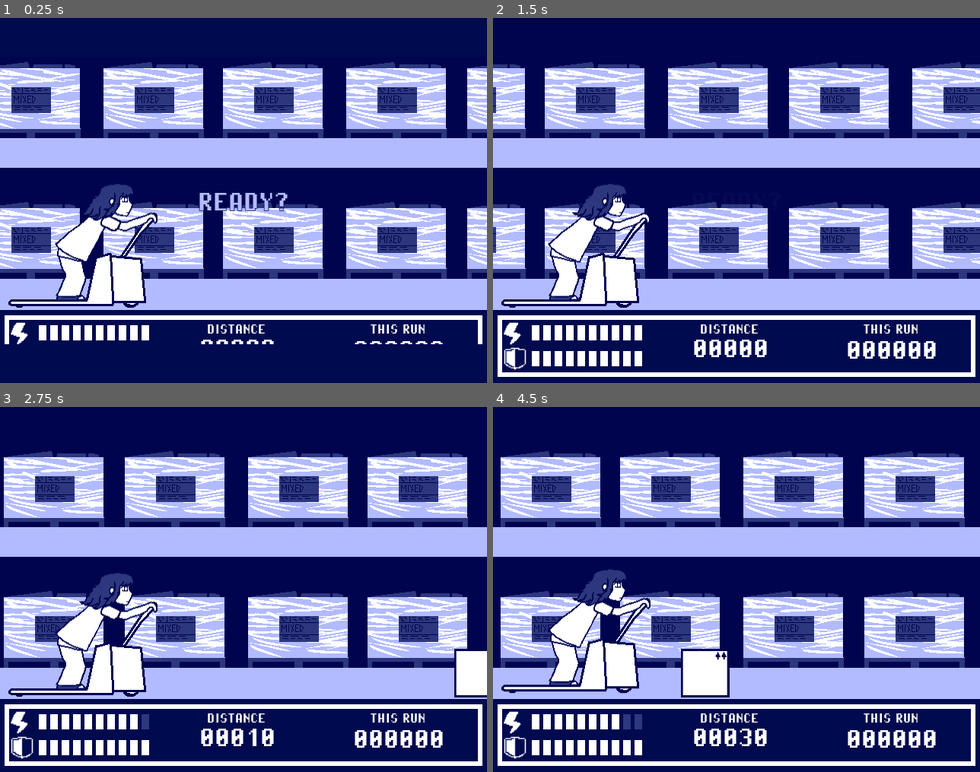
Above: before the commit, frames 1-4 (two rows, left to right).
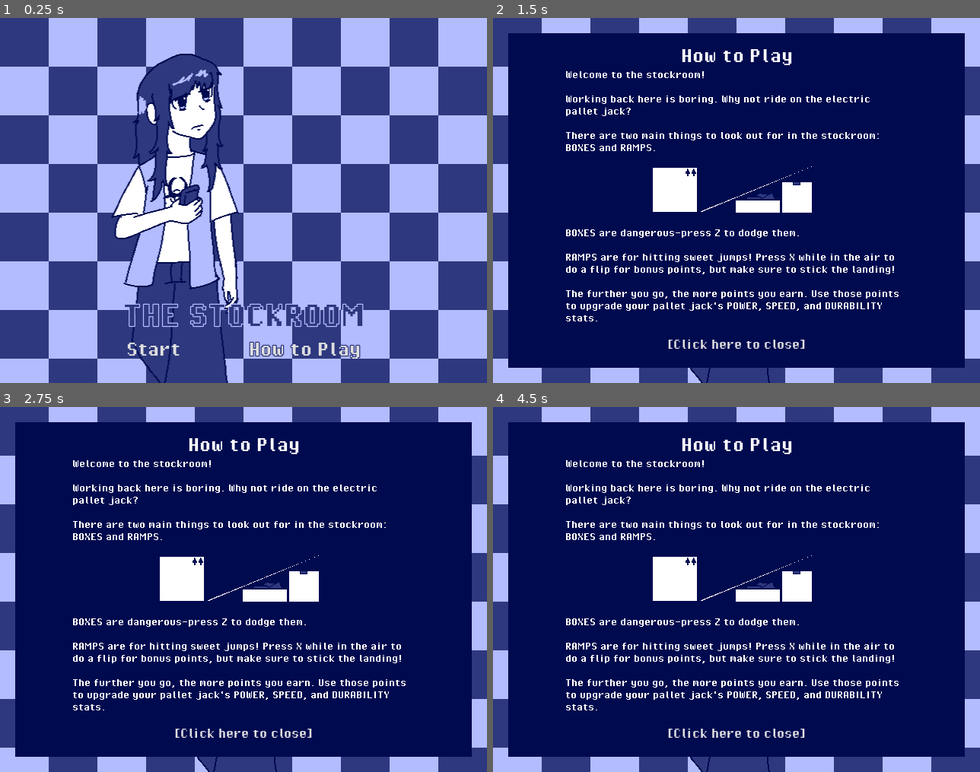
Above: after the commit, the same moments.

Repository: dual-core1/The-Stockroom
Game: Godot game, scene res://scenes/title.tscn
Two runs of this game, one before a commit and one after it. Both use one fixed random seed, a clock stepped at 60 frames per second and the inputs below. Before the commit the project starts from res://scenes/gameplay.tscn.
Inputs (mouse positions are in pixels of both pictures, inside the frame that each line leads up to):
- Up to frame 1 (0.25 s): no input
- Up to frame 2 (1.5 s): click (794, 324) at 0.5 s, where only the run after the commit has a clickable "How to Play"; click (643, 324) at 1.25 s, where only the run after the commit has a clickable "Start"
- Up to frame 3 (2.75 s): click (150, 713) at 2 s, where only the run after the commit has a clickable "Start"
- Up to frame 4 (4.5 s): click (643, 713) at 2.75 s, where only the run after the commit has a clickable "Start"; tap Z (DODGE) at 3.6 s; tap X (STUNT) at 4.35 s

The runs differ from the first frame. In frame 1, 83% of the frame differs, in the area x 0-100%, y 0-100%; in frame 2, 62%; in frame 3, 64%; in frame 4, 65%.

Commit message:
added title screen
and started working on the computer chat scene

Diff:
--- a/project.godot
+++ b/project.godot
@@ -11,7 +11,7 @@
 [application]
 
 config/name="The Stockroom"
-run/main_scene="uid://vj2wo18dw2qx"
+run/main_scene="uid://cojm6enb31ntp"
 config/features=PackedStringArray("4.7", "GL Compatibility")
 config/icon="res://icon.svg"
 
--- /dev/null
+++ b/scenes/computer.tscn
@@ -0,0 +1,136 @@
+[gd_scene format=3 uid="uid://c7n6aitnb01x"]
+
+[ext_resource type="Texture2D" uid="uid://br5ikwmjo8eb0" path="res://graphics/computer.png" id="1_om4aa"]
+[ext_resource type="Script" uid="uid://c3fsc2x6ua1y1" path="res://scripts/computer.gd" id="1_tjrug"]
+[ext_resource type="Texture2D" uid="uid://cd3knqe8rdds3" path="res://graphics/hud.png" id="2_7ikar"]
+[ext_resource type="FontFile" uid="uid://c40m04xh8dkwv" path="res://fonts/PixelOperatorHB.ttf" id="3_tjrug"]
+
+[sub_resource type="LabelSettings" id="LabelSettings_4kxuq"]
+font = ExtResource("3_tjrug")
+font_size = 20
+
+[sub_resource type="Animation" id="Animation_tjrug"]
+length = 0.001
+tracks/0/type = "value"
+tracks/0/imported = false
+tracks/0/enabled = true
+tracks/0/path = NodePath("CanvasLayer/fade:visible")
+tracks/0/interp = 1
+tracks/0/loop_wrap = true
+tracks/0/keys = {
+"times": PackedFloat32Array(0),
+"transitions": PackedFloat32Array(1),
+"update": 1,
+"values": [false]
+}
+tracks/1/type = "value"
+tracks/1/imported = false
+tracks/1/enabled = true
+tracks/1/path = NodePath("CanvasLayer/fade:color:a8")
+tracks/1/interp = 1
+tracks/1/loop_wrap = true
+tracks/1/keys = {
+"times": PackedFloat32Array(0),
+"transitions": PackedFloat32Array(1),
+"update": 1,
+"values": [255]
+}
+
+[sub_resource type="Animation" id="Animation_uiul0"]
+resource_name = "fade in"
+tracks/0/type = "value"
+tracks/0/imported = false
+tracks/0/enabled = true
+tracks/0/path = NodePath("CanvasLayer/fade:visible")
+tracks/0/interp = 1
+tracks/0/loop_wrap = true
+tracks/0/keys = {
+"times": PackedFloat32Array(0),
+"transitions": PackedFloat32Array(1),
+"update": 1,
+"values": [true]
+}
+tracks/1/type = "value"
+tracks/1/imported = false
+tracks/1/enabled = true
+tracks/1/path = NodePath("CanvasLayer/fade:color:a8")
+tracks/1/interp = 1
+tracks/1/loop_wrap = true
+tracks/1/keys = {
+"times": PackedFloat32Array(0, 1),
+"transitions": PackedFloat32Array(1, 1),
+"update": 0,
+"values": [255, 0]
+}
+
+[sub_resource type="Animation" id="Animation_ruko6"]
+resource_name = "fade out"
+tracks/0/type = "value"
+tracks/0/imported = false
+tracks/0/enabled = true
+tracks/0/path = NodePath("CanvasLayer/fade:color:a8")
+tracks/0/interp = 1
+tracks/0/loop_wrap = true
+tracks/0/keys = {
+"times": PackedFloat32Array(0, 1),
+"transitions": PackedFloat32Array(1, 1),
+"update": 0,
+"values": [0, 255]
+}
+
+[sub_resource type="AnimationLibrary" id="AnimationLibrary_ur38h"]
+_data = {
+&"RESET": SubResource("Animation_tjrug"),
+&"fade in": SubResource("Animation_uiul0"),
+&"fade out": SubResource("Animation_ruko6")
+}
+
+[node name="computer" type="Node2D" unique_id=1486138614 node_paths=PackedStringArray("anim")]
+script = ExtResource("1_tjrug")
+anim = NodePath("AnimationPlayer")
+
+[node name="bg" type="Sprite2D" parent="." unique_id=964184151]
+texture = ExtResource("1_om4aa")
+centered = false
+
+[node name="CanvasLayer" type="CanvasLayer" parent="." unique_id=1472697707]
+
+[node name="text box" type="TextureRect" parent="CanvasLayer" unique_id=1469054364]
+anchors_preset = 8
+anchor_left = 0.5
+anchor_top = 0.5
+anchor_right = 0.5
+anchor_bottom = 0.5
+offset_left = -320.0
+offset_top = -48.0
+offset_right = 320.0
+offset_bottom = 48.0
+grow_horizontal = 2
+grow_vertical = 2
+texture = ExtResource("2_7ikar")
+
+[node name="content" type="Label" parent="CanvasLayer/text box" unique_id=1262222178]
+layout_mode = 0
+offset_left = 15.0
+offset_top = 13.0
+offset_right = 628.0
+offset_bottom = 82.0
+label_settings = SubResource("LabelSettings_4kxuq")
+
+[node name="portrait" type="TextureRect" parent="CanvasLayer/text box" unique_id=1722205331]
+layout_mode = 0
+offset_left = 15.0
+offset_top = -100.0
+offset_right = 115.0
+
+[node name="fade" type="ColorRect" parent="CanvasLayer" unique_id=408066007]
+visible = false
+anchors_preset = 15
+anchor_right = 1.0
+anchor_bottom = 1.0
+grow_horizontal = 2
+grow_vertical = 2
+color = Color(0, 0.039215688, 0.30980393, 1)
+
+[node name="AnimationPlayer" type="AnimationPlayer" parent="." unique_id=58171258]
+libraries/ = SubResource("AnimationLibrary_ur38h")
--- /dev/null
+++ b/scenes/title.tscn
@@ -0,0 +1,326 @@
+[gd_scene format=3 uid="uid://cojm6enb31ntp"]
+
+[ext_resource type="Script" uid="uid://cu685jqa52vya" path="res://scripts/title.gd" id="1_pyl7j"]
+[ext_resource type="Texture2D" uid="uid://b3vr6kvvai03u" path="res://graphics/title_bg.png" id="1_wosw1"]
+[ext_resource type="Texture2D" uid="uid://dak0cy3u4kpcd" path="res://graphics/alyssa_title.png" id="2_p6dhs"]
+[ext_resource type="FontFile" uid="uid://c40m04xh8dkwv" path="res://fonts/PixelOperatorHB.ttf" id="3_p6dhs"]
+
+[sub_resource type="LabelSettings" id="LabelSettings_4kxuq"]
+font = ExtResource("3_p6dhs")
+font_size = 50
+font_color = Color(0.18039216, 0.21960784, 0.49411765, 1)
+outline_size = 5
+outline_color = Color(0.7019608, 0.7372549, 1, 1)
+
+[sub_resource type="LabelSettings" id="LabelSettings_mti6b"]
+font = ExtResource("3_p6dhs")
+font_size = 30
+
+[sub_resource type="Animation" id="Animation_b3w7a"]
+length = 0.001
+tracks/0/type = "value"
+tracks/0/imported = false
+tracks/0/enabled = true
+tracks/0/path = NodePath("CanvasLayer/title text:position:y")
+tracks/0/interp = 1
+tracks/0/loop_wrap = true
+tracks/0/keys = {
+"times": PackedFloat32Array(0),
+"transitions": PackedFloat32Array(1),
+"update": 1,
+"values": [333.0]
+}
+tracks/1/type = "value"
+tracks/1/imported = false
+tracks/1/enabled = true
+tracks/1/path = NodePath("alyssa:position:x")
+tracks/1/interp = 1
+tracks/1/loop_wrap = true
+tracks/1/keys = {
+"times": PackedFloat32Array(0),
+"transitions": PackedFloat32Array(1),
+"update": 1,
+"values": [0.0]
+}
+tracks/2/type = "value"
+tracks/2/imported = false
+tracks/2/enabled = true
+tracks/2/path = NodePath("CanvasLayer/how to play bg:position:y")
+tracks/2/interp = 1
+tracks/2/loop_wrap = true
+tracks/2/keys = {
+"times": PackedFloat32Array(0),
+"transitions": PackedFloat32Array(1),
+"update": 1,
+"values": [480.0]
+}
+tracks/3/type = "value"
+tracks/3/imported = false
+tracks/3/enabled = true
+tracks/3/path = NodePath("CanvasLayer/fade:visible")
+tracks/3/interp = 1
+tracks/3/loop_wrap = true
+tracks/3/keys = {
+"times": PackedFloat32Array(0),
+"transitions": PackedFloat32Array(1),
+"update": 1,
+"values": [false]
+}
+tracks/4/type = "value"
+tracks/4/imported = false
+tracks/4/enabled = true
+tracks/4/path = NodePath("CanvasLayer/fade:color:a8")
+tracks/4/interp = 1
+tracks/4/loop_wrap = true
+tracks/4/keys = {
+"times": PackedFloat32Array(0),
+"transitions": PackedFloat32Array(1),
+"update": 1,
+"values": [255]
+}
+
+[sub_resource type="Animation" id="Animation_pyl7j"]
+resource_name = "fade"
+tracks/0/type = "value"
+tracks/0/imported = false
+tracks/0/enabled = true
+tracks/0/path = NodePath("CanvasLayer/fade:visible")
+tracks/0/interp = 1
+tracks/0/loop_wrap = true
+tracks/0/keys = {
+"times": PackedFloat32Array(0),
+"transitions": PackedFloat32Array(1),
+"update": 1,
+"values": [true]
+}
+tracks/1/type = "value"
+tracks/1/imported = false
+tracks/1/enabled = true
+tracks/1/path = NodePath("CanvasLayer/fade:color:a8")
+tracks/1/interp = 1
+tracks/1/loop_wrap = true
+tracks/1/keys = {
+"times": PackedFloat32Array(0, 1),
+"transitions": PackedFloat32Array(1, 1),
+"update": 0,
+"values": [0, 255]
+}
+
+[sub_resource type="Animation" id="Animation_4rr2b"]
+resource_name = "how to play close"
+length = 0.75
+tracks/0/type = "value"
+tracks/0/imported = false
+tracks/0/enabled = true
+tracks/0/path = NodePath("CanvasLayer/how to play bg:position:y")
+tracks/0/interp = 1
+tracks/0/loop_wrap = true
+tracks/0/keys = {
+"times": PackedFloat32Array(0, 0.75),
+"transitions": PackedFloat32Array(0.2871746, 1),
+"update": 0,
+"values": [20.0, 480.0]
+}
+
+[sub_resource type="Animation" id="Animation_yql1r"]
+resource_name = "how to play open"
+length = 0.75
+tracks/0/type = "value"
+tracks/0/imported = false
+tracks/0/enabled = true
+tracks/0/path = NodePath("CanvasLayer/how to play bg:position:y")
+tracks/0/interp = 1
+tracks/0/loop_wrap = true
+tracks/0/keys = {
+"times": PackedFloat32Array(0, 0.75),
+"transitions": PackedFloat32Array(0.35355344, 1),
+"update": 0,
+"values": [480.0, 20.0]
+}
+
+[sub_resource type="Animation" id="Animation_ia1n6"]
+resource_name = "slide in"
+length = 0.5
+tracks/0/type = "value"
+tracks/0/imported = false
+tracks/0/enabled = true
+tracks/0/path = NodePath("CanvasLayer/title text:position:y")
+tracks/0/interp = 1
+tracks/0/loop_wrap = true
+tracks/0/keys = {
+"times": PackedFloat32Array(0, 0.5),
+"transitions": PackedFloat32Array(0.40612632, 1),
+"update": 0,
+"values": [480.0, 333.0]
+}
+tracks/1/type = "value"
+tracks/1/imported = false
+tracks/1/enabled = true
+tracks/1/path = NodePath("alyssa:position:x")
+tracks/1/interp = 1
+tracks/1/loop_wrap = true
+tracks/1/keys = {
+"times": PackedFloat32Array(0, 0.5),
+"transitions": PackedFloat32Array(0.39229208, 1),
+"update": 0,
+"values": [-320.0, 0.0]
+}
+
+[sub_resource type="AnimationLibrary" id="AnimationLibrary_hiwto"]
+_data = {
+&"RESET": SubResource("Animation_b3w7a"),
+&"fade": SubResource("Animation_pyl7j"),
+&"how to play close": SubResource("Animation_4rr2b"),
+&"how to play open": SubResource("Animation_yql1r"),
+&"slide in": SubResource("Animation_ia1n6")
+}
+
+[node name="title" type="Node2D" unique_id=1104192596 node_paths=PackedStringArray("anim")]
+script = ExtResource("1_pyl7j")
+anim = NodePath("AnimationPlayer")
+
+[node name="bg" type="Sprite2D" parent="." unique_id=881701632]
+texture = ExtResource("1_wosw1")
+centered = false
+
+[node name="alyssa" type="Sprite2D" parent="." unique_id=552647889]
+texture = ExtResource("2_p6dhs")
+centered = false
+
+[node name="CanvasLayer" type="CanvasLayer" parent="." unique_id=582516735]
+
+[node name="title text" type="Label" parent="CanvasLayer" unique_id=395996367]
+anchors_preset = 7
+anchor_left = 0.5
+anchor_top = 1.0
+anchor_right = 0.5
+anchor_bottom = 1.0
+offset_left = -159.5
+offset_top = -147.0
+offset_right = 159.5
+offset_bottom = -96.0
+grow_horizontal = 2
+grow_vertical = 0
+text = "THE STOCKROOM"
+label_settings = SubResource("LabelSettings_4kxuq")
+horizontal_alignment = 1
+
+[node name="start button" type="Button" parent="CanvasLayer/title text" unique_id=257647611]
+layout_mode = 0
+offset_left = 0.5
+offset_top = 51.0
+offset_right = 79.5
+offset_bottom = 90.0
+theme_override_colors/font_outline_color = Color(0.18039216, 0.21960784, 0.49411765, 1)
+theme_override_constants/outline_size = 5
+theme_override_fonts/font = ExtResource("3_p6dhs")
+theme_override_font_sizes/font_size = 30
+text = "Start"
+flat = true
+
+[node name="how to play" type="Button" parent="CanvasLayer/title text" unique_id=776903047]
+layout_mode = 0
+offset_left = 161.5
+offset_top = 51.0
+offset_right = 316.5
+offset_bottom = 90.0
+offset_transform_enabled = true
+offset_transform_pivot_ratio = Vector2(1, 0.5)
+theme_override_colors/font_outline_color = Color(0.18039216, 0.21960784, 0.49411765, 1)
+theme_override_constants/outline_size = 5
+theme_override_fonts/font = ExtResource("3_p6dhs")
+theme_override_font_sizes/font_size = 30
+text = "How to Play
+"
+flat = true
+
+[node name="how to play bg" type="ColorRect" parent="CanvasLayer" unique_id=1690164884]
+anchors_preset = 8
+anchor_left = 0.5
+anchor_top = 0.5
+anchor_right = 0.5
+anchor_bottom = 0.5
+offset_left = -300.0
+offset_top = 240.0
+offset_right = 300.0
+offset_bottom = 680.0007
+grow_horizontal = 2
+grow_vertical = 2
+color = Color(0, 0.039215688, 0.30980393, 1)
+
+[node name="how to play title" type="Label" parent="CanvasLayer/how to play bg" unique_id=1449754593]
+layout_mode = 1
+anchors_preset = 5
+anchor_left = 0.5
+anchor_right = 0.5
+offset_left = -73.5
+offset_top = 13.0
+offset_right = 73.5
+offset_bottom = 44.0
+grow_horizontal = 2
+text = "How to Play"
+label_settings = SubResource("LabelSettings_mti6b")
+
+[node name="content" type="RichTextLabel" parent="CanvasLayer/how to play bg" unique_id=2136688532]
+layout_mode = 1
+anchors_preset = 8
+anchor_left = 0.5
+anchor_top = 0.5
+anchor_right = 0.5
+anchor_bottom = 0.5
+offset_left = -225.0
+offset_top = -174.0
+offset_right = 225.0
+offset_bottom = 163.5
+grow_horizontal = 2
+grow_vertical = 2
+theme_override_fonts/normal_font = ExtResource("3_p6dhs")
+bbcode_enabled = true
+text = "Welcome to the stockroom!
+
+Working back here is boring. Why not ride on the electric pallet jack?
+
+There are two main things to look out for in the stockroom: BOXES and RAMPS.
+
+                            [img]res://graphics/box.png[/img][img]res://graphics/ramp.png[/img]
+
+BOXES are dangerous—press Z to dodge them.
+
+RAMPS are for hitting sweet jumps! Press X while in the air to do a flip for bonus points, but make sure to stick the landing!
+
+The further you go, the more points you earn. Use those points to upgrade your pallet jack's POWER, SPEED, and DURABILITY stats."
+
+[node name="click to close" type="Button" parent="CanvasLayer/how to play bg" unique_id=1114627223]
+layout_mode = 1
+anchors_preset = 7
+anchor_left = 0.5
+anchor_top = 1.0
+anchor_right = 0.5
+anchor_bottom = 1.0
+offset_left = -33.0
+offset_top = -46.0
+offset_right = 33.0
+offset_bottom = -17.0
+grow_horizontal = 2
+grow_vertical = 0
+theme_override_fonts/font = ExtResource("3_p6dhs")
+theme_override_font_sizes/font_size = 20
+text = "[Click here to close]"
+flat = true
+
+[node name="fade" type="ColorRect" parent="CanvasLayer" unique_id=1139037485]
+visible = false
+anchors_preset = 15
+anchor_right = 1.0
+anchor_bottom = 1.0
+grow_horizontal = 2
+grow_vertical = 2
+color = Color(0, 0.039215688, 0.30980393, 1)
+
+[node name="AnimationPlayer" type="AnimationPlayer" parent="." unique_id=1059087464]
+libraries/ = SubResource("AnimationLibrary_hiwto")
+
+[connection signal="pressed" from="CanvasLayer/title text/start button" to="." method="_on_start_button_pressed"]
+[connection signal="pressed" from="CanvasLayer/title text/how to play" to="." method="_on_how_to_play_pressed"]
+[connection signal="pressed" from="CanvasLayer/how to play bg/click to close" to="." method="_on_click_to_close_pressed"]
+[connection signal="animation_finished" from="AnimationPlayer" to="." method="_on_animation_player_animation_finished"]
--- /dev/null
+++ b/scripts/computer.gd
@@ -0,0 +1,3 @@
+extends Node2D
+
+@export var anim: AnimationPlayer
--- a/scripts/results.gd
+++ b/scripts/results.gd
@@ -21,6 +21,7 @@
 var total_display: int = 0
 var avoid_retrigger: bool = false
 var done: bool = false
+var limit: float = 0.0 # limits counters to 5 seconds each
 
 func _ready():
 	anim.play("reveal")
@@ -30,15 +31,28 @@
 
 func _process(delta: float):
 	if not done:
+		limit += delta
 		if state == COUNT_DISTANCE:
+
+			if limit >= 5.0:
+				dist_display = Values.distance
+				dist_txt.text = str(dist_display)
+
 			if dist_display == Values.distance:
 				state = COUNT_SCORE
+				limit = 0.0
 			else:
 				dist_display += 1
 				dist_txt.text = str(dist_display)
 		elif state == COUNT_SCORE:
+
+			if limit >= 5.0:
+				score_display = Values.run_score
+				score_txt.txt = str(score_display)
+
 			if score_display == Values.run_score:
 				state = WAIT_DISPLAY_TOTAL
+				limit = 0.0
 			else:
 				score_display += 1
 				score_txt.text = str(score_display)
@@ -46,6 +60,11 @@
 			anim.play("show total")
 			avoid_retrigger = true
 		elif state == COUNT_TOTAL:
+
+			if limit >= 5.0:
+				total_display = Values.distance + Values.run_score
+				total_txt.text = str(total_display)
+
 			if total_display == Values.distance + Values.run_score \
 			and not anim.current_animation == "conceal":
 				await get_tree().create_timer(1.0).timeout
--- /dev/null
+++ b/scripts/title.gd
@@ -0,0 +1,23 @@
+extends Node2D
+
+@export var anim: AnimationPlayer
+
+var avoid_retrigger: bool = false
+
+func _ready() -> void:
+	anim.play("slide in")
+
+func _on_start_button_pressed() -> void:
+	if not avoid_retrigger:
+		avoid_retrigger = true
+		anim.play("fade")
+
+func _on_how_to_play_pressed() -> void:
+	anim.play("how to play open")
+
+func _on_click_to_close_pressed() -> void:
+	anim.play("how to play close")
+
+func _on_animation_player_animation_finished(anim_name: StringName) -> void:
+	if anim_name == "fade":
+		get_tree().change_scene_to_file("res://scenes/computer.tscn")
Binary file added: graphics/alyssa_title.png
Not shown, added: graphics/alyssa_title.png.import
Binary file added: graphics/computer.png
Not shown, added: graphics/computer.png.import
Binary file added: graphics/portrait 1.png
Not shown, added: graphics/portrait 1.png.import
Binary file added: graphics/portrait 2.png
Not shown, added: graphics/portrait 2.png.import
Binary file added: graphics/title_bg.png
Not shown, added: graphics/title_bg.png.import
Not shown, added: scripts/computer.gd.uid
Not shown, added: scripts/title.gd.uid
